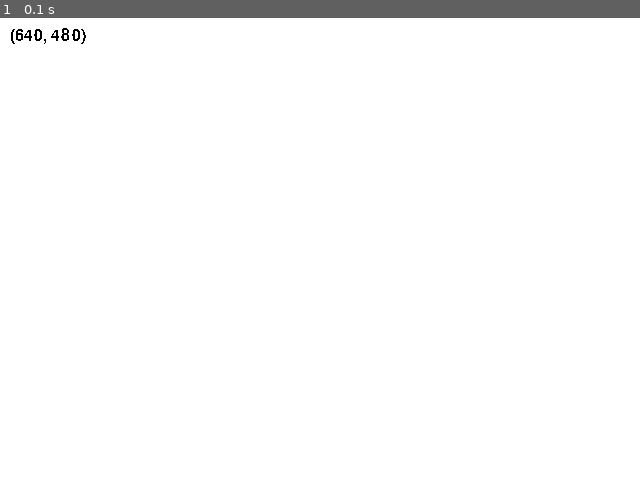
Above: before the commit, frame 1.
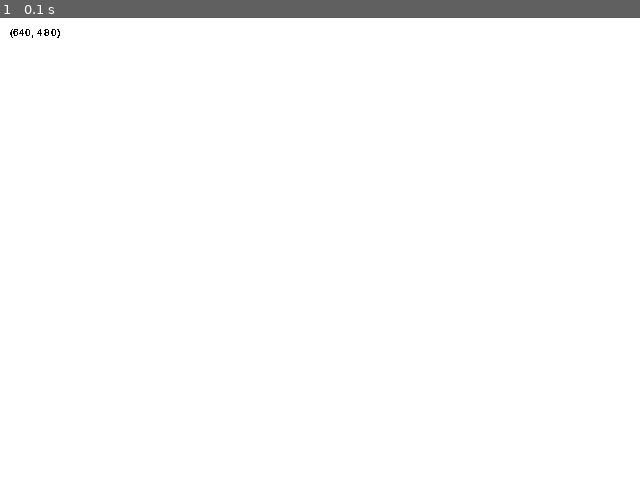
Above: after the commit, the same moment.

Repository: ThatIsAUsername/timeline
Game: pygame game, started from timelines.py
The game is run twice, just before and just after one commit, with the same random seed, the same clock (stepped at 60 frames per second) and the same inputs.
Inputs:
- Up to frame 1 (0.1 s): no input

The runs differ from the first frame. In frame 1, 0.1% of the frame differs, in the area x 1-14%, y 2-6%.

Commit message:
Auto-create screen on pygame manager init.

Diff:
--- a/pygame_manager.py
+++ b/pygame_manager.py
@@ -4,12 +4,13 @@
 
 
 class PyGameManager:
-    font = None
+    fonts = {}
     screen = None
 
     @staticmethod
     def initialize():
         pygame.init()
+        PyGameManager.get_screen()  # Init a screen so we have one.
 
     @staticmethod
     def terminate():
@@ -23,8 +24,9 @@
         return PyGameManager.screen
 
     @staticmethod
-    def get_font():
-        if not PyGameManager.font:
+    def get_font(size: int = 10):
+        if size not in PyGameManager.fonts:
             print('Creating font')
-            PyGameManager.font = pygame.font.Font('freesansbold.ttf', 16)
-        return PyGameManager.font
+            font = pygame.font.Font('freesansbold.ttf', size)
+            PyGameManager.fonts[size] = font
+        return PyGameManager.fonts[size]
--- a/timelines.py
+++ b/timelines.py
@@ -11,6 +11,7 @@
 def draw_screen():
     pygame.display.update()
     screen = pgm.get_screen()
+    screen.fill(color.WHITE)
     screen_dims = screen.get_size()
     font = pgm.get_font()
     antialias = False
@@ -21,7 +22,6 @@
 def run():
     pgm.initialize()
 
-    screen = pgm.get_screen()
 
     running = True
     while running:
@@ -29,8 +29,6 @@
         for event in pygame.event.get():
             if event.type == QUIT or (event.type == KEYUP and event.key == K_ESCAPE):
                 running = False
-            elif event.type == VIDEORESIZE or event.type == VIDEOEXPOSE:
-                screen.fill(color.WHITE)  # handles window resize/minimize/maximize
             # if event.type == MOUSEBUTTONUP:
             #     mousex, mousey = event.pos
             #     if play_rect.collidepoint(mousex, mousey):
